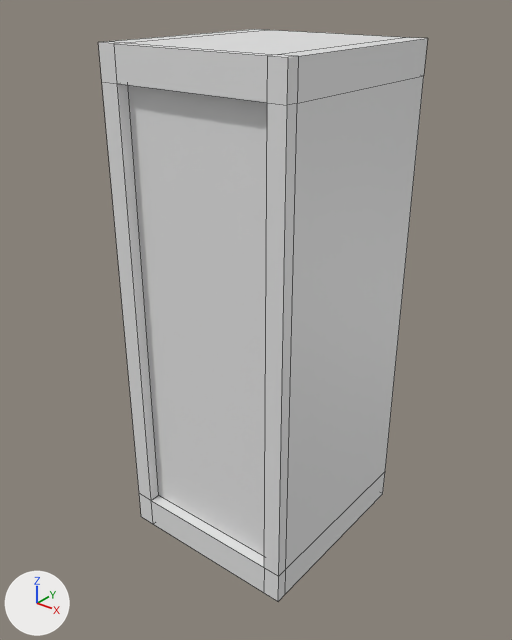
One commit to the FBX model Assets/Prefabs/LevelAssets/server_better_.fbx: the scene before it, then after it.
Rendered twice from a 50 mm lens placed at (0.1059, -0.1382, 0.1472), pointed at (-0.0005, -0.0053, 0.0648). Lighting does not change. The marker at lower left points along +X, +Y and +Z. The first picture is the older version. Mesh edges are drawn as thin lines. Where no turn or scale is listed for an object, it has been applied to the vertices. Vertices at exactly the same position are counted once.
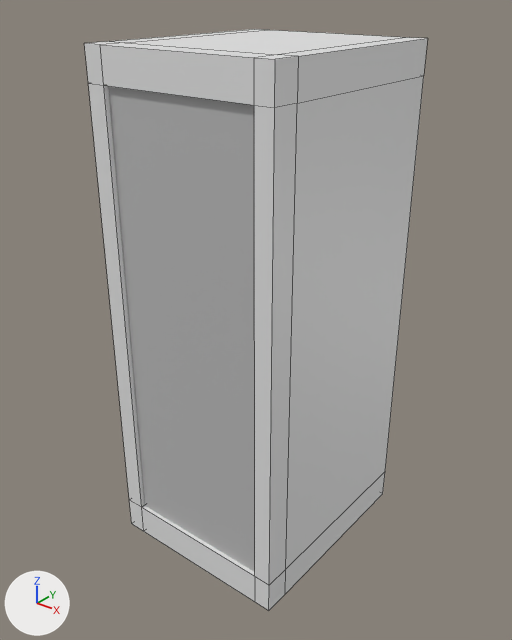
Boxes [x1, y1, x2, y2] around the edits, measured in the pictures (512 x 640 px; the box of a moved part takes in the faces that stretch with it):
'pCube1', reshaped
    before: [98, 29, 428, 601]
    after: [84, 29, 428, 611]
'glass', added
    after: [108, 86, 255, 572]
part 1 of me_mesh, moved or reshaped
    before: [98, 41, 298, 601]
    after: [84, 41, 298, 611]

The change, as a diff of the scene's bpy script:
```diff
--- a/Assets/Prefabs/LevelAssets/server_better_.fbx.py
+++ b/Assets/Prefabs/LevelAssets/server_better_.fbx.py
@@ mat_lambert1 @@
+mat_lambert1 = principled_material('lambert1')
+mat_lambert1.base_color = (0.5, 0.5, 0.5)  # grey #bcbcbc
@@ me_mesh @@
 # used by ob_pcube1; location = (0.0, 0.0, 0.0)
-me_mesh.from_pydata(...)  # 48 vertices, 46 faces; spans x -0.0259..0.0259, y -0.029..0.0259, z 0.0..0.134
+me_mesh.from_pydata(...)  # 48 vertices, 46 faces; spans x -0.0259..0.0259, y -0.0329..0.0259, z 0.0..0.134
+# me_mesh part 1: all 16 vertices in x -0.0259..0.0259, y -0.029, z 0.0..0.134 are moved by (0.0, -0.0039, 0.0)
 me_mesh.materials.append(mat_openpbr_shader1)
@@ me_mesh_001 @@
+me_mesh_001.from_pydata(...)  # a box spanning x -0.0226..0.0226, y -0.0006..0.0006, z -0.0647..0.0647
+me_mesh_001.materials.append(mat_lambert1)  # grey #bcbcbc
@@ ob_glass @@
+ob_glass = bpy.data.objects.new('glass', me_mesh_001)
+ob_glass.location = (0.0008, -0.0311, 0.0671)
```
